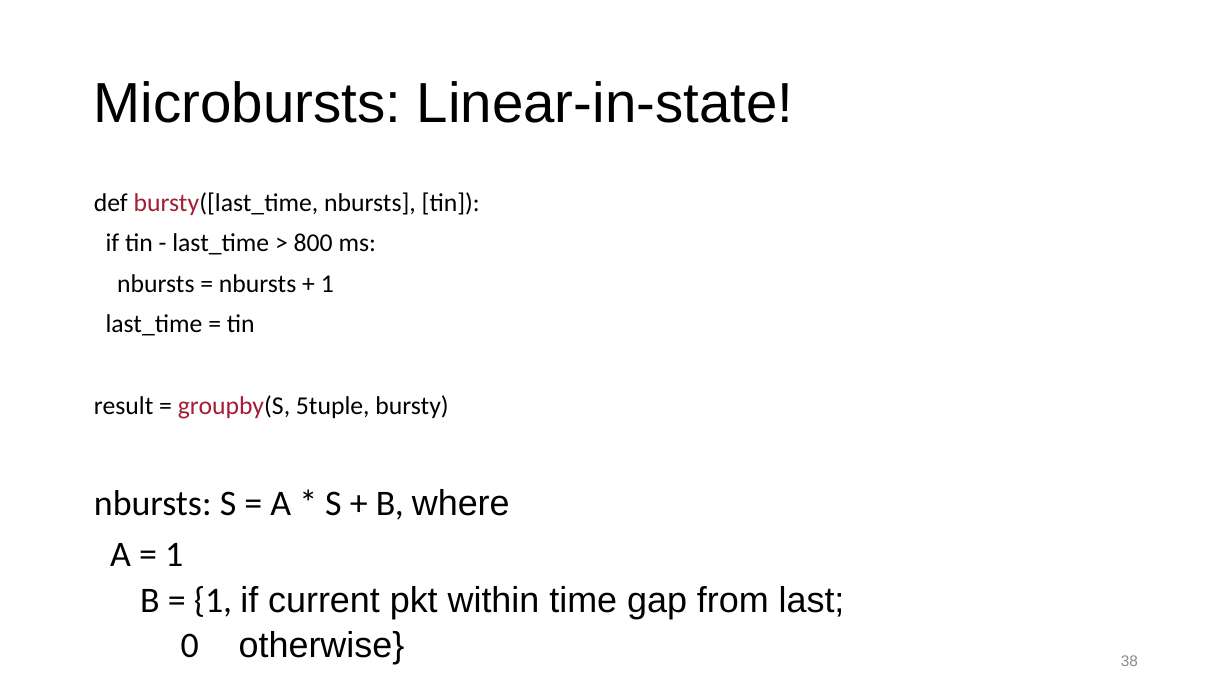
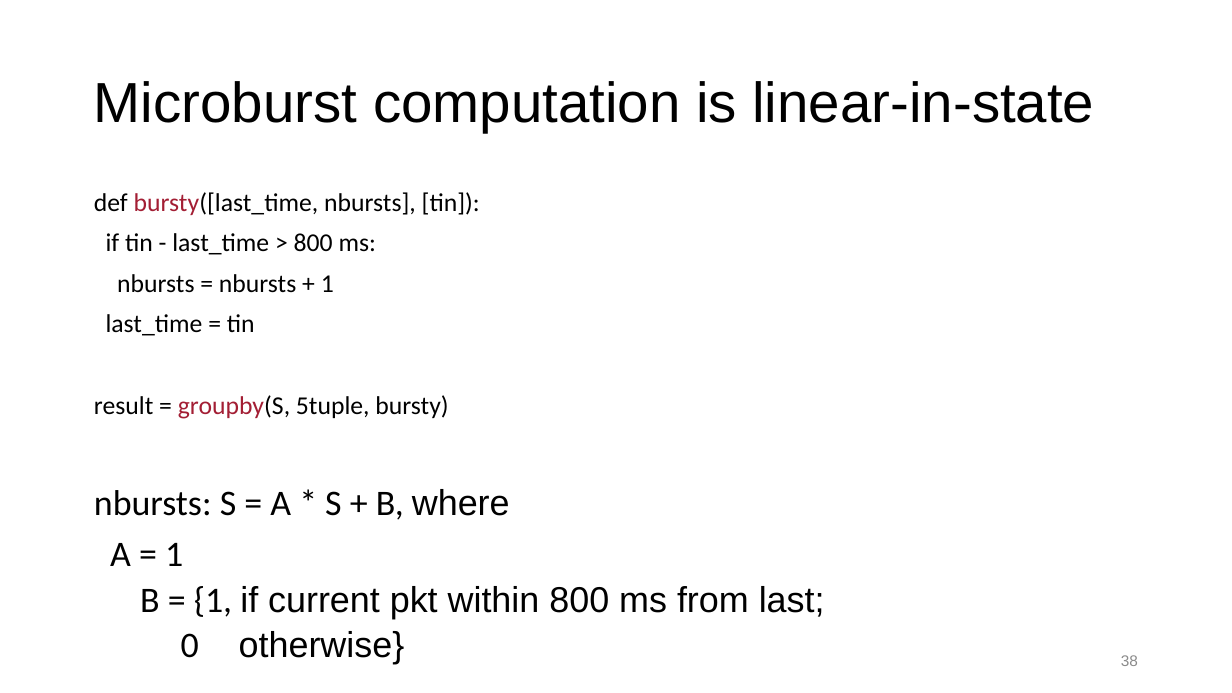
Before and after one commit to anirudhSK/pifo-domino-marple-ppts, a slide deck: slide 38 of marple_itx18.pptx. Drawn at 1232x693 pixels with LibreOffice and Linux fonts; fonts in the diff are those of the drawing. Boxes give left, top, right and bottom in pixels: in the first picture for what was removed or moved away, otherwise in the second. Text is boxed around its words. In the diff, an @@ line names an element or a change of style, - is before the commit and + after.

```diff
--- a/marple_itx18.pptx
+++ b/marple_itx18.pptx
@@ title at [94,81,1094,132]: text changed @@
-Microbursts: Linear-in-state!
+Microburst computation is linear-in-state
@@ text at [140,586,825,619]: text changed @@
-  B = {1, if current pkt within time gap from last;
+  B = {1, if current pkt within 800 ms from last;
```
Also in this commit, not shown: 3 other slides changed, 3 slides removed.
